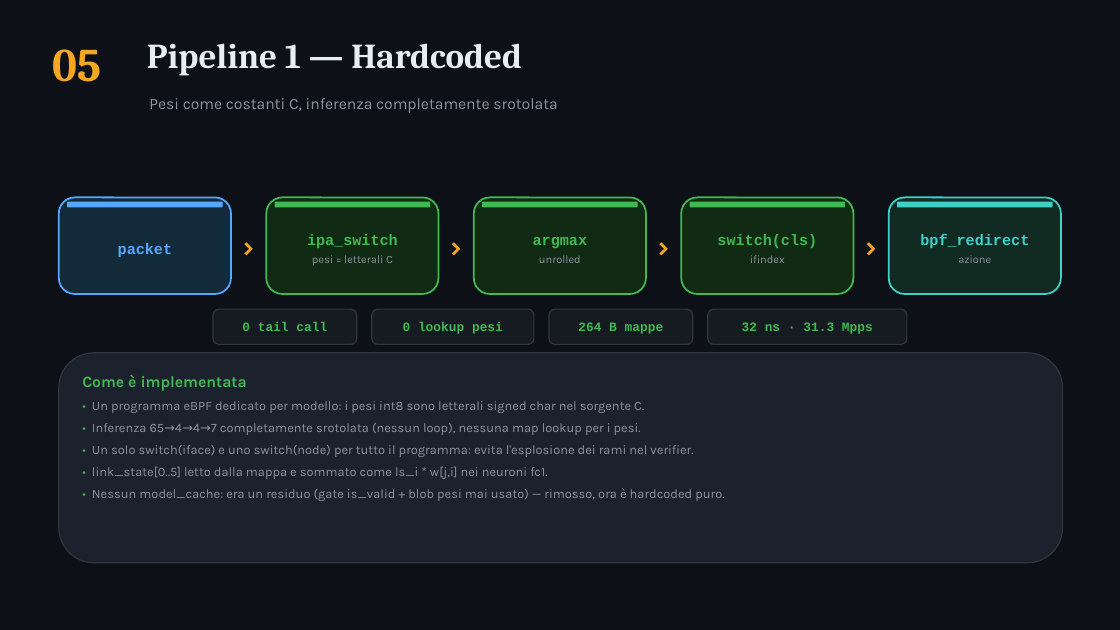
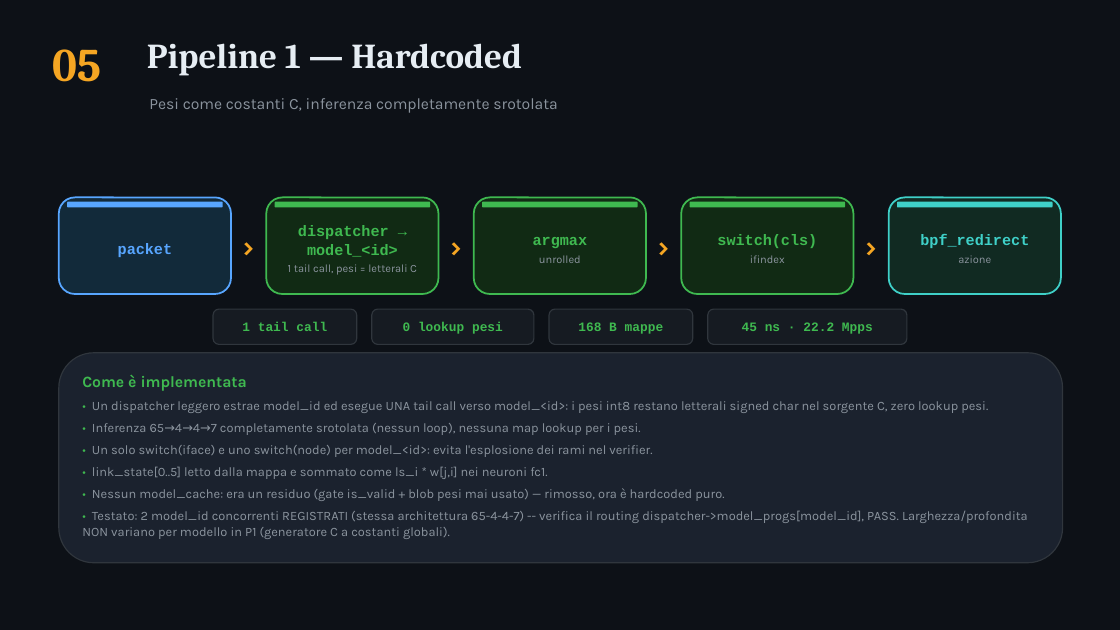
Before and after one commit to ettore-cantile/ipa_lab, a slide deck: slide 6 of docs/IPA_eBPF_pipelines.pptx. Drawn at 1120x630 pixels with LibreOffice and Linux fonts; fonts in the diff are those of the drawing. Boxes give left, top, right and bottom in pixels: in the first picture for what was removed or moved away, otherwise in the second. Text is boxed around its words. In the diff, an @@ line names an element or a change of style, - is before the commit and + after.

```diff
--- a/docs/IPA_eBPF_pipelines.pptx
+++ b/docs/IPA_eBPF_pipelines.pptx
@@ text at <box>288,225,417,275</box>: text changed @@
-ipa_switch
-pesi = letterali C
+dispatcher → model_<id>
+1 tail call, pesi = letterali C
@@ text at <box>242,322,327,331</box>: text changed @@
-0 tail call
+1 tail call
@@ text at <box>578,322,664,334</box>: text changed @@
-264 B mappe
+168 B mappe
@@ text at <box>742,322,873,334</box>: text changed @@
-32 ns · 31.3 Mpps
+45 ns · 22.2 Mpps
@@ text at <box>92,401,988,413</box>: text changed @@
-• Un programma eBPF dedicato per modello: i pesi int8 sono letterali signed char nel sorgente C.
+• Un dispatcher leggero estrae model_id ed esegue UNA tail call verso model_<id>: i pesi int8 restano letterali signed char nel sorgente C, zero lookup pesi.
@@ text at <box>92,445,652,457</box>: text changed @@
-• Un solo switch(iface) e uno switch(node) per tutto il programma: evita l'esplosione dei rami nel verifier.
+• Un solo switch(iface) e uno switch(node) per model_<id>: evita l'esplosione dei rami nel verifier.
@@ text at <box>82,511,1028,539</box>: paragraph added @@
+• Testato: 2 model_id concorrenti REGISTRATI (stessa architettura 65-4-4-7) -- verifica il routing dispatcher->model_progs[model_id], PASS. Larghezza/profondita NON variano per modello in P1 (generatore C a costanti globali).
```
Also in this commit, not shown: 3 other slides changed, 1 other file.
